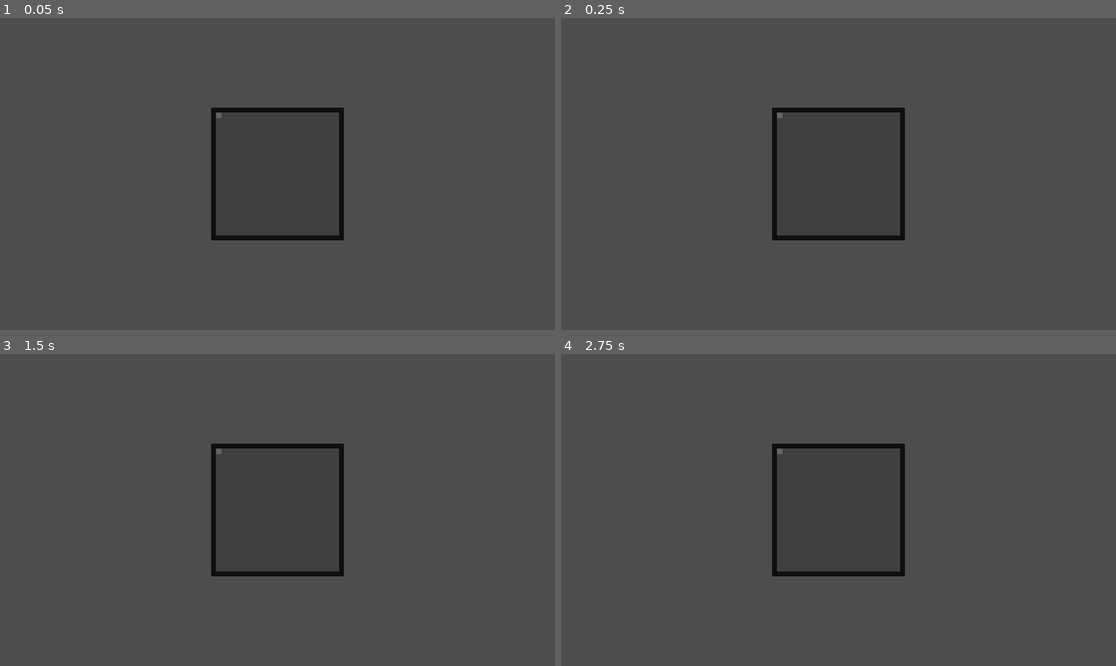
Above: before the commit, frames 1-4 (two rows, left to right).
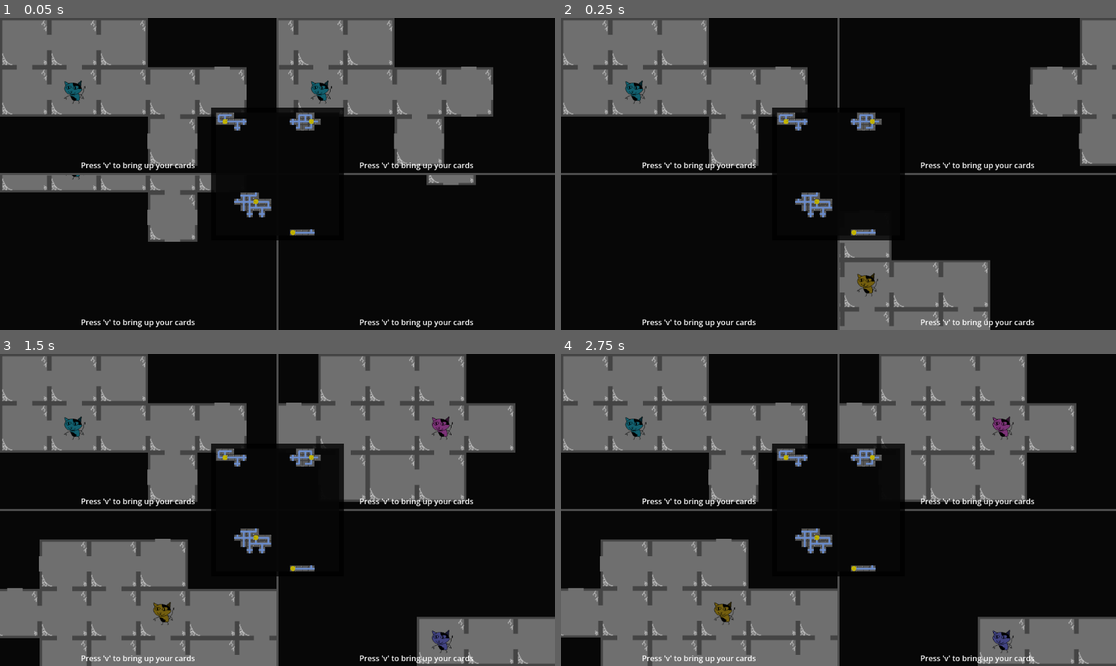
Above: after the commit, the same moments.

Repository: emrysshevek/gameganggame
Game: Godot game, scene res://scenes/GameScene.tscn
Same seed, same stepped clock (60 frames per second), same inputs: the game is played once before the commit and once after it.
Inputs (mouse positions are in pixels of both pictures, inside the frame that each line leads up to):
- Up to frame 1 (0.05 s): no input
- Up to frame 2 (0.25 s): no input
- Up to frame 3 (1.5 s): tap V (debug_v) at 0.5, 1.25 s; move the mouse to (399, 494) at 0.52 s; hold D (move_right) 0.53-1.25 s; click (399, 494) at 0.6 s; drag from (166, 525) to (249, 572) at 1.27 s
- Up to frame 4 (2.75 s): tap V (debug_v) at 2 s; move the mouse to (894, 441) at 2.02 s; hold D (move_right) from 2.03 s (still down); click (894, 441) at 2.1 s

The runs differ from the first frame. In frame 1, 93% of the frame differs, in the area x 0-100%, y 0-100%; in frame 2, 94%; in frame 3, 91%; in frame 4, 91%.
Error before the commit: Parse Error: Could not find type "CreatureValue" under base "ValueManager". (res://cards/card.gd:13)

Commit message:
Made tiles give a random value
when you first 'explore' them (doesn't count already explored tiles from the beginning

Diff:
--- a/cards/card.gd
+++ b/cards/card.gd
@@ -10,7 +10,7 @@
 
 
 #region Properties
-@export var cost: Dictionary[ValueManager.CreatureValue, int] = {}
+@export var cost: Dictionary[Model.CreatureValue, int] = {}
 @export var description: String = "Placeholder Description"
 @export var character_sprite: CharacterSprite
 @export var deck: Deck = null
@@ -41,7 +41,7 @@
 		_backside.show()
 
 	for cv in cost.keys():
-		var letter = ValueManager.value_names[cv][0]
+		var letter = Model.CreatureValue.keys()[cv].left(1)
 		var label: Label = Label.new()
 		label.text = "{0}{1}".format([cost[cv], letter])
 		label.add_theme_color_override("font_color", Color.BLACK)
@@ -61,22 +61,21 @@
 
 
 func play() -> void:
-	#making value manager instance for testing
-	var testing_value_manager = ValueManager.new()
 	#check for values, then reserve them
-	if testing_value_manager.check_values(cost.keys().pick_random(), 0, self) == true:
-		pass
-		#check if targetting is needed by the card
-		if targets_required.has(target_types.caster) == true:
-			#no targetting needed, only affects caster. some other types may not require targetting and can be added here
-			#play card effect
-			_trigger_play_ability()
+	for each_value_type in cost.keys():
+		if Utils.try_get_value_manager().get_value(each_value_type) >= cost[each_value_type]:
+			pass
+			#check if targetting is needed by the card
+			if targets_required.has(target_types.caster) == true:
+				#no targetting needed, only affects caster. some other types may not require targetting and can be added here
+				#play card effect
+				_trigger_play_ability()
+			else:
+				#call state machine to switch to 'targetting' state, pass it this card so it knows what is targetting
+				Events.request_input_state_transition.emit(Model.InputState.TARGET, owning_character)
 		else:
-			#call state machine to switch to 'targetting' state, pass it this card so it knows what is targetting
-			Events.request_input_state_transition.emit(Model.InputState.TARGET, owning_character)
-	else:
-		pass
-		#make card play 'cant be played' animation or sound
+			pass
+			#make card play 'cant be played' animation or sound
 
 func validate_targets():
 	#called from the card manager? cursor? when the player selects the last (or only) target in targetting mode
--- a/scenes/tile.gd
+++ b/scenes/tile.gd
@@ -9,7 +9,7 @@
 
 #region properties
 var grid_coordinates:Vector2
-var explore_value:String
+var explore_value:Model.CreatureValue
 var is_tile_explored:bool = false
 var is_tile_revealed:bool = false
 var paths:Dictionary
@@ -49,6 +49,7 @@
 	if is_tile_revealed == false:
 		reveal(which_player)
 	is_tile_explored = true
+	Utils.try_get_value_manager().gain_value(explore_value, 1)
 	tile_explored.emit(self, which_player)
 
 func reveal(which_player:int):
@@ -62,7 +63,8 @@
 			_path_lines_minimap[each_direction].visible = true
 
 func enter(which_player:int):
-	explore(which_player)
+	if is_tile_explored == false:
+		explore(which_player)
 	tile_entered.emit(self, which_player)
 	pass
 
@@ -71,7 +73,7 @@
 	pass
 
 func _set_random_explore_value():
-	explore_value = ValueManager.value_names.pick_random()
+	explore_value = Model.CreatureValue.values().pick_random() #default quantity of 1 always for now
 
 func set_path(direction:int, path_obj:path):
 	paths[direction] = path_obj
--- a/scenes/value_manager.gd
+++ b/scenes/value_manager.gd
@@ -33,6 +33,7 @@
 
 func gain_value(value: Model.CreatureValue, quantity: int = 1) -> void:
 	_increase_value(value, quantity)
+	print("added " + str(quantity) + " " + Model.CreatureValue.keys()[value])
 
 
 func reserve_value(value: Model.CreatureValue, quantity: int = 1) -> bool:
@@ -96,11 +97,3 @@
 		_creature_values[i] = 0
 	creature_values_cleared.emit()
 #endregion
-
-#region Testing
-func check_values(which_value: CreatureValue, amount: int, source_of_check):
-	#if values are available then reserve them, return true, and store the reservation with a ref to the reserving card?
-	return true
-	#if values are not available:
-	#return false
-#endregion
